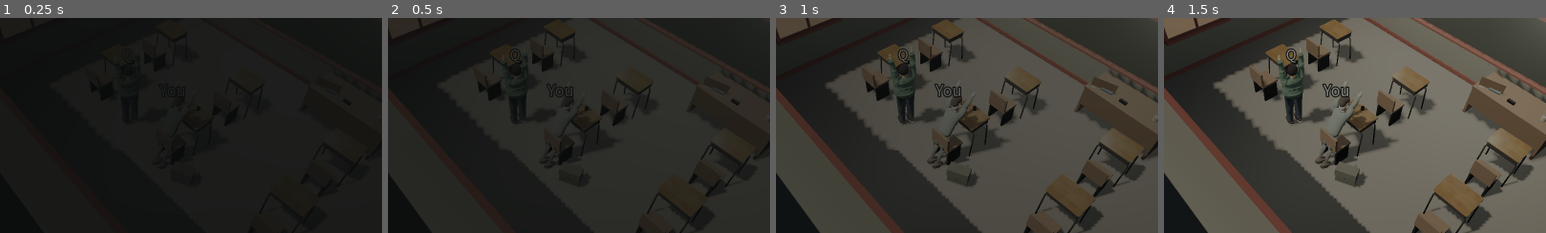
Above: before the commit, frames 1-4 (left to right).
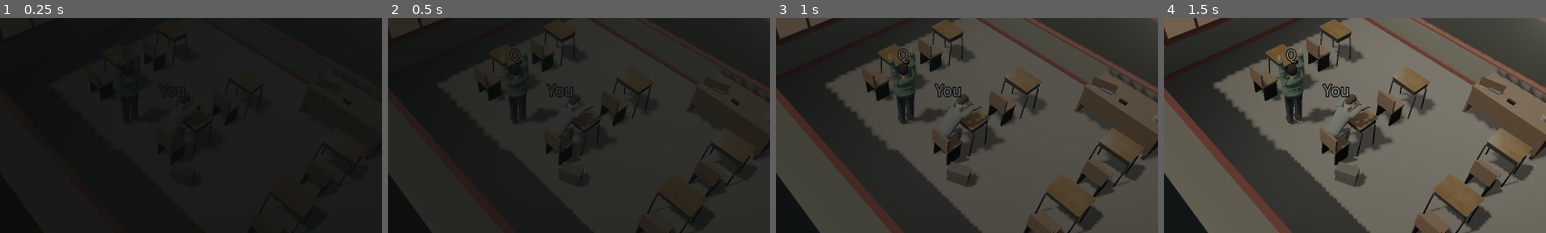
Above: after the commit, the same moments.

Repository: BrainEno/where-is-school
Game: Godot game, scene res://scenes/main/main.tscn
Two runs of this game, one before a commit and one after it. Both use one fixed random seed, a clock stepped at 60 frames per second and the inputs below. Sound files missing from this copy of the repository are replaced by a short silence.
Inputs (mouse positions are % of the whole screen's width and height, from its top left):
- Up to frame 1 (0.25 s): no input
- Up to frame 2 (0.5 s): no input
- Up to frame 3 (1 s): tap Enter at 0.5 s; move the mouse to (72, 45) at 0.52 s; hold D (move_right) from 0.53 s (still down); tap Shift (sprint, bound only after the commit) at 0.6 s; click (72, 45) at 0.67 s; tap 3 at 0.8 s
- Up to frame 4 (1.5 s): release D (move_right) at 1.25 s; drag from (30, 55) to (45, 70) at 1.27 s
The pictures show only the part of the screen within x 28-78%, y 24-74%; the shares and areas given below are measured in that part.

The runs differ from the first frame. In frame 2, less than 0.1% of the frame differs, in the area x 40-53%, y 36-70%; in frame 3, 0.8%; in frame 4, 1.1%, in the area x 39-61%, y 31-71%.

Commit message:
Add the jog, sit and get-up clips, and give each one a state that reaches it
The library had four clips and two states: standing still and moving. Three of the game's
moments had no animation at all — moving faster than a walk, sitting at a desk, and getting
up from it — so this adds the clips *and* the state that selects each one, because a clip no
state can reach is a clip that rots.

`jog` (0.72 s, looping) is `walk` with a wider stride and a shorter cycle. Nothing tells the
model to use it: `PlayerController` gained a `jog_speed` (5.6 m/s against `move_speed` 3.6)
behind a new `sprint` action on Shift, and the driver reads the body's horizontal speed, so
accelerating through 4.4 m/s turns the walk into the jog mid-stride with no second signal to
keep in sync. `target_speed()` is public so the difference can be asserted without a floor.

`sit_idle` (2.4 s, looping) is the pose the take opens in: the protagonist asleep over a
desk. `get_up` (1.5 s) is the transition out of it, and it is the first clip built with
`"loop": false` — `LOOP_NONE` in the Animation, played once, ending on the rest pose so the
next clip starts where it stopped.

The wake beat is what drives them. `PlayerController.set_wake_pose()` above
`SEATED_WAKE_POSE` now seats the model, and coming back to 0 plays `get_up`, so the pivot's
tilt and sink and the model's own pose are two halves of one movement instead of the model
standing in a seated pose while the body straightens. A model without an animation driver
(a placement test's capsule) is left alone: the wrapper is found by what it can do, not by
node name, and the whole path no-ops when nothing answers.

The driver's precedence is now explicit: a one-shot action owns the body until it reports
`animation_finished`, then seated outranks locomotion (a character at a desk is not walking
whatever its capsule does), then locomotion by speed.

Sign convention documented while adding these, because it is the thing a new clip gets
wrong: +X is flexion for hips, knees, shoulders and elbows, which is what makes `walk` read
as a walk (front leg `thigh +22` and straight, back knee folded to `shin +30`) and a seated
pose `thigh +82, shin +84`.

The dev preview gained keys 3 jog, 4 sit_idle, 5 get_up so all seven clips can be watched.

Co-authored-by: arena-agent <297053741+arena-agent@users.noreply.github.com>

Diff:
--- a/project.godot
+++ b/project.godot
@@ -83,6 +83,10 @@
 "deadzone": 0.2,
 "events": [Object(InputEventKey, "physical_keycode": 76)]
 }
+sprint={
+"deadzone": 0.2,
+"events": [Object(InputEventKey, "physical_keycode": 4194325)]
+}
 
 [gui]
 
--- a/scripts/actors/character_animation.gd
+++ b/scripts/actors/character_animation.gd
@@ -15,6 +15,10 @@
 ## `hips`, `spine`, `upper_arm.L`, `shin.R` — and every rig resolves those against its own
 ## bone names at bind time. A bone a rig does not have is reported and its track is left out;
 ## nothing is silently dropped and nothing is played on a bone that is not there.
+##
+## The set is seven clips: four that loop a state (`idle`, `walk`, `jog`, `sit_idle`), two
+## that are beats (`wave`, `talk`), and one transition (`get_up`) that is played once and
+## hands back. What selects them is the character's own driver, not this file.
 ##
 ## Nothing here needs a third-party animation library, an external `.glb`, or a retarget pass
 ## in the editor: an `Animation` is a resource, its track paths are
@@ -49,6 +53,18 @@
 ## Rotations are about the bone's local X for swing (forward and back) and local Z for
 ## reaching out, which is what the rest poses of both rigs want: every bone in them points
 ## up or down its own Y.
+##
+## The sign that matters, because it is the one a new clip gets wrong: **+X is flexion** for
+## hips, knees, shoulders and elbows. `walk` reads as a walk only with that reading — the
+## front leg is `thigh +22` with a straight `shin +4`, and the back leg is `thigh -22` with
+## the knee folded to `shin +30`. So a seated pose is `thigh +82, shin +84`: legs forward,
+## shins down, which is exactly the symbol every clip below is a variation of.
+##
+## A clip may set `"loop": false`. Such a clip is a *transition*: it is played once and hands
+## back to whatever was there before (see `CharacterView` / the wrapper's `play_action()`),
+## and its last key is the rest pose rather than its first, because arriving is the point.
+## `get_up` is the only one, and the test checks that its first key is the seated pose that
+## `sit_idle` holds, so the two cannot drift apart.
 const CLIPS := {
 	"idle": {
 		"length": 2.0,
@@ -77,6 +93,60 @@
 			"fore_arm.R": [[0.0, Vector3(24.0, 0.0, 0.0)], [0.5, Vector3(14.0, 0.0, 0.0)], [1.0, Vector3(24.0, 0.0, 0.0)]],
 			"spine": [[0.0, Vector3(2.0, 0.0, 1.5)], [0.5, Vector3(2.0, 0.0, -1.5)], [1.0, Vector3(2.0, 0.0, 1.5)]],
 			"head": [[0.0, Vector3(-2.0, 0.0, -1.0)], [0.5, Vector3(-2.0, 0.0, 1.0)], [1.0, Vector3(-2.0, 0.0, -1.0)]],
+		},
+	},
+	"jog": {
+		"length": 0.72,
+		"tracks": {
+			"thigh.L": [[0.0, Vector3(34.0, 0.0, 0.0)], [0.36, Vector3(-34.0, 0.0, 0.0)], [0.72, Vector3(34.0, 0.0, 0.0)]],
+			"thigh.R": [[0.0, Vector3(-34.0, 0.0, 0.0)], [0.36, Vector3(34.0, 0.0, 0.0)], [0.72, Vector3(-34.0, 0.0, 0.0)]],
+			"shin.L": [[0.0, Vector3(6.0, 0.0, 0.0)], [0.36, Vector3(46.0, 0.0, 0.0)], [0.72, Vector3(6.0, 0.0, 0.0)]],
+			"shin.R": [[0.0, Vector3(46.0, 0.0, 0.0)], [0.36, Vector3(6.0, 0.0, 0.0)], [0.72, Vector3(46.0, 0.0, 0.0)]],
+			"foot.L": [[0.0, Vector3(-10.0, 0.0, 0.0)], [0.36, Vector3(8.0, 0.0, 0.0)], [0.72, Vector3(-10.0, 0.0, 0.0)]],
+			"foot.R": [[0.0, Vector3(8.0, 0.0, 0.0)], [0.36, Vector3(-10.0, 0.0, 0.0)], [0.72, Vector3(8.0, 0.0, 0.0)]],
+			"upper_arm.L": [[0.0, Vector3(-26.0, 0.0, 5.0)], [0.36, Vector3(26.0, 0.0, 5.0)], [0.72, Vector3(-26.0, 0.0, 5.0)]],
+			"upper_arm.R": [[0.0, Vector3(26.0, 0.0, -5.0)], [0.36, Vector3(-26.0, 0.0, -5.0)], [0.72, Vector3(26.0, 0.0, -5.0)]],
+			"fore_arm.L": [[0.0, Vector3(30.0, 0.0, 0.0)], [0.36, Vector3(44.0, 0.0, 0.0)], [0.72, Vector3(30.0, 0.0, 0.0)]],
+			"fore_arm.R": [[0.0, Vector3(44.0, 0.0, 0.0)], [0.36, Vector3(30.0, 0.0, 0.0)], [0.72, Vector3(44.0, 0.0, 0.0)]],
+			"spine": [[0.0, Vector3(4.0, 0.0, 2.0)], [0.36, Vector3(4.0, 0.0, -2.0)], [0.72, Vector3(4.0, 0.0, 2.0)]],
+			"head": [[0.0, Vector3(-3.0, 0.0, -1.5)], [0.36, Vector3(-3.0, 0.0, 1.5)], [0.72, Vector3(-3.0, 0.0, -1.5)]],
+		},
+	},
+	"sit_idle": {
+		"length": 2.4,
+		"tracks": {
+			"thigh.L": [[0.0, Vector3(82.0, 0.0, 2.0)], [1.2, Vector3(82.0, 0.0, 3.0)], [2.4, Vector3(82.0, 0.0, 2.0)]],
+			"thigh.R": [[0.0, Vector3(82.0, 0.0, -2.0)], [1.2, Vector3(82.0, 0.0, -3.0)], [2.4, Vector3(82.0, 0.0, -2.0)]],
+			"shin.L": [[0.0, Vector3(84.0, 0.0, 0.0)], [1.2, Vector3(84.0, 0.0, 0.0)], [2.4, Vector3(84.0, 0.0, 0.0)]],
+			"shin.R": [[0.0, Vector3(84.0, 0.0, 0.0)], [1.2, Vector3(84.0, 0.0, 0.0)], [2.4, Vector3(84.0, 0.0, 0.0)]],
+			"foot.L": [[0.0, Vector3(-6.0, 0.0, 0.0)], [1.2, Vector3(-6.0, 0.0, 0.0)], [2.4, Vector3(-6.0, 0.0, 0.0)]],
+			"foot.R": [[0.0, Vector3(-6.0, 0.0, 0.0)], [1.2, Vector3(-6.0, 0.0, 0.0)], [2.4, Vector3(-6.0, 0.0, 0.0)]],
+			"spine": [[0.0, Vector3(10.0, 0.0, 0.0)], [1.2, Vector3(12.0, 0.0, 0.0)], [2.4, Vector3(10.0, 0.0, 0.0)]],
+			"neck": [[0.0, Vector3(4.0, 0.0, 0.0)], [1.2, Vector3(5.0, 0.0, 0.0)], [2.4, Vector3(4.0, 0.0, 0.0)]],
+			"head": [[0.0, Vector3(8.0, 0.0, 0.0)], [1.2, Vector3(10.0, 0.0, 0.0)], [2.4, Vector3(8.0, 0.0, 0.0)]],
+			"upper_arm.L": [[0.0, Vector3(26.0, 0.0, 8.0)], [1.2, Vector3(28.0, 0.0, 8.0)], [2.4, Vector3(26.0, 0.0, 8.0)]],
+			"upper_arm.R": [[0.0, Vector3(26.0, 0.0, -8.0)], [1.2, Vector3(28.0, 0.0, -8.0)], [2.4, Vector3(26.0, 0.0, -8.0)]],
+			"fore_arm.L": [[0.0, Vector3(48.0, 0.0, 0.0)], [1.2, Vector3(50.0, 0.0, 0.0)], [2.4, Vector3(48.0, 0.0, 0.0)]],
+			"fore_arm.R": [[0.0, Vector3(48.0, 0.0, 0.0)], [1.2, Vector3(50.0, 0.0, 0.0)], [2.4, Vector3(48.0, 0.0, 0.0)]],
+		},
+	},
+	"get_up": {
+		"length": 1.5,
+		"loop": false,
+		"tracks": {
+			"thigh.L": [[0.0, Vector3(82.0, 0.0, 2.0)], [0.7, Vector3(40.0, 0.0, 1.0)], [1.5, Vector3(0.0, 0.0, 0.0)]],
+			"thigh.R": [[0.0, Vector3(82.0, 0.0, -2.0)], [0.7, Vector3(40.0, 0.0, -1.0)], [1.5, Vector3(0.0, 0.0, 0.0)]],
+			"shin.L": [[0.0, Vector3(84.0, 0.0, 0.0)], [0.7, Vector3(44.0, 0.0, 0.0)], [1.5, Vector3(0.0, 0.0, 0.0)]],
+			"shin.R": [[0.0, Vector3(84.0, 0.0, 0.0)], [0.7, Vector3(44.0, 0.0, 0.0)], [1.5, Vector3(0.0, 0.0, 0.0)]],
+			"foot.L": [[0.0, Vector3(-6.0, 0.0, 0.0)], [0.7, Vector3(-4.0, 0.0, 0.0)], [1.5, Vector3(0.0, 0.0, 0.0)]],
+			"foot.R": [[0.0, Vector3(-6.0, 0.0, 0.0)], [0.7, Vector3(-4.0, 0.0, 0.0)], [1.5, Vector3(0.0, 0.0, 0.0)]],
+			"spine": [[0.0, Vector3(10.0, 0.0, 0.0)], [0.7, Vector3(6.0, 0.0, 0.0)], [1.5, Vector3(0.0, 0.0, 0.0)]],
+			"neck": [[0.0, Vector3(4.0, 0.0, 0.0)], [0.7, Vector3(2.0, 0.0, 0.0)], [1.5, Vector3(0.0, 0.0, 0.0)]],
+			"head": [[0.0, Vector3(8.0, 0.0, 0.0)], [0.7, Vector3(4.0, 0.0, 0.0)], [1.5, Vector3(0.0, 0.0, 0.0)]],
+			"upper_arm.L": [[0.0, Vector3(26.0, 0.0, 8.0)], [0.7, Vector3(14.0, 0.0, 4.0)], [1.5, Vector3(0.0, 0.0, 0.0)]],
+			"upper_arm.R": [[0.0, Vector3(26.0, 0.0, -8.0)], [0.7, Vector3(14.0, 0.0, -4.0)], [1.5, Vector3(0.0, 0.0, 0.0)]],
+			"fore_arm.L": [[0.0, Vector3(48.0, 0.0, 0.0)], [0.7, Vector3(22.0, 0.0, 0.0)], [1.5, Vector3(0.0, 0.0, 0.0)]],
+			"fore_arm.R": [[0.0, Vector3(48.0, 0.0, 0.0)], [0.7, Vector3(22.0, 0.0, 0.0)], [1.5, Vector3(0.0, 0.0, 0.0)]],
 		},
 	},
 	"wave": {
@@ -188,7 +258,10 @@
 		var spec: Dictionary = CLIPS[clip_name]
 		var animation := Animation.new()
 		animation.length = float(spec["length"])
-		animation.loop_mode = Animation.LOOP_LINEAR
+		# A transition is played once and stops on its last key; everything else closes
+		# its cycle, so the last key repeats the first.
+		var loops := bool(spec.get("loop", true))
+		animation.loop_mode = Animation.LOOP_LINEAR if loops else Animation.LOOP_NONE
 		var tracks: Dictionary = spec["tracks"]
 		var used := 0
 		for canonical in tracks:
@@ -213,6 +286,7 @@
 			"tracks": used,
 			"requested": tracks.size(),
 			"length": animation.length,
+			"loops": loops,
 		}
 	if player.has_animation_library(LIBRARY_NAME):
 		player.remove_animation_library(LIBRARY_NAME)
@@ -250,7 +324,14 @@
 	for clip_name in clips:
 		var info: Dictionary = clips[clip_name]
 		parts.append(
-			"%s %d/%d tracks %.1fs" % [clip_name, int(info["tracks"]), int(info["requested"]), float(info["length"])]
+			"%s %d/%d tracks %.1fs%s"
+			% [
+				clip_name,
+				int(info["tracks"]),
+				int(info["requested"]),
+				float(info["length"]),
+				"" if bool(info.get("loops", true)) else " once",
+			]
 		)
 	return "%d bone(s) resolved, %d not on this rig (%s) | %s" % [
 		resolved.size(),
--- a/scripts/actors/character_visual_animation.gd
+++ b/scripts/actors/character_visual_animation.gd
@@ -5,12 +5,35 @@
 ## relative to the wrapper and find the Skeleton3D no matter how the GLB is nested.
 ## Locomotion is read from the nearest CharacterBody3D ancestor. Tween-driven NpcActor
 ## walks can explicitly call set_walking() as they do not have a physics velocity.
+##
+## Three things can hold a clip, in this order of precedence:
+##
+##   1. an *action* — a one-shot transition (`get_up`), started by `play_action()`, which
+##      owns the body until its clip reports `animation_finished` and then hands back;
+##   2. *seated* — `set_seated(true)` holds `sit_idle` and ignores the body's velocity,
+##      because a character sitting on a chair is not walking no matter what the capsule
+##      does. The wake beat uses this: the protagonist starts slumped at a desk;
+##   3. locomotion, from the nearest ancestor `CharacterBody3D`: `idle`, `walk`, or `jog`
+##      above `jog_speed_threshold` (the player's sprint input is what reaches it).
+##
+## It never moves the body. Every track is a bone rotation, so the `CharacterBody3D` owns
+## position, the `VisualPivot` owns the wake tilt and sink, and this node owns the skeleton.
 
 @export_range(0.01, 1.0, 0.01) var movement_speed_threshold: float = 0.08
+## Above this horizontal speed, walking becomes jogging. `PlayerController.move_speed` is
+## 3.6 m/s and its sprint speed 5.6, so 4.4 sits between the two: a walker accelerating
+## towards a sprint passes through `walk` for a moment and stays there, and an `NpcActor`
+## (1.6 m/s) never gets near it.
+@export_range(0.5, 12.0, 0.1) var jog_speed_threshold: float = 4.4
+
+## The clip a seated character holds.
+const SEATED_CLIP := "sit_idle"
 
 var _player: AnimationPlayer
 var _bound := false
 var _manual_walking := false
+var _seated := false
+var _action := ""
 var _current_clip := ""
 
 
@@ -28,22 +51,53 @@
 			% [name, String(report.get("reason", "unknown"))]
 		)
 		return
+	_player.animation_finished.connect(_on_animation_finished)
 	print("CharacterVisualAnimation: %s — %s" % [name, CharacterAnimation.describe(report)])
 	_set_clip("idle")
 
 
 func _process(_delta: float) -> void:
-	if not _bound:
+	if not _bound or not _action.is_empty():
 		return
-	var moving := _manual_walking or _ancestor_horizontal_speed() > movement_speed_threshold
-	_set_clip("walk" if moving else "idle")
+	if _seated:
+		_set_clip(SEATED_CLIP)
+		return
+	_set_clip(_locomotion_clip())
 
 
 ## For authored NPCs that move by tween rather than CharacterBody3D velocity.
 func set_walking(walking: bool) -> void:
 	_manual_walking = walking
-	if _bound:
-		_set_clip("walk" if walking or _ancestor_horizontal_speed() > movement_speed_threshold else "idle")
+	if _bound and _action.is_empty():
+		_set_clip(_locomotion_clip())
+
+
+## Holds the seated pose until `set_seated(false)`. Ignored while an action is playing; the
+## state is remembered and applied when the action ends.
+func set_seated(seated: bool) -> void:
+	_seated = seated
+	if _bound and _action.is_empty():
+		_set_clip(SEATED_CLIP if seated else _locomotion_clip())
+
+
+func is_seated() -> bool:
+	return _seated
+
+
+## Plays a transition clip once. Returns false when this rig cannot play it, so a caller can
+## fall back instead of freezing in the last frame of a clip that is not there.
+func play_action(clip_name: String) -> bool:
+	if not _bound:
+		return false
+	if not CharacterAnimation.play(_player, clip_name):
+		return false
+	_action = clip_name
+	_current_clip = clip_name
+	return true
+
+
+func is_playing_action() -> bool:
+	return not _action.is_empty()
 
 
 func get_current_clip() -> String:
@@ -52,6 +106,29 @@
 
 func is_bound() -> bool:
 	return _bound
+
+
+## What the body's own movement is worth right now.
+func _locomotion_clip() -> String:
+	var speed := _ancestor_horizontal_speed()
+	if not _manual_walking and speed <= movement_speed_threshold:
+		return "idle"
+	return "jog" if speed > jog_speed_threshold else "walk"
+
+
+## The clip that follows an action: the seated pose if the character is still holding one,
+## otherwise whatever the body is doing.
+func _resume_clip() -> String:
+	return SEATED_CLIP if _seated else _locomotion_clip()
+
+
+func _on_animation_finished(clip_name: StringName) -> void:
+	if _action.is_empty():
+		return
+	if String(clip_name) != "%s/%s" % [String(CharacterAnimation.LIBRARY_NAME), _action]:
+		return
+	_action = ""
+	_set_clip(_resume_clip())
 
 
 func _set_clip(clip_name: String) -> void:
--- a/scripts/actors/player/player_controller.gd
+++ b/scripts/actors/player/player_controller.gd
@@ -17,6 +17,10 @@
 
 @export_category("Movement")
 @export_range(0.5, 12.0, 0.1) var move_speed: float = 3.6
+## Speed while the sprint input is held. The model picks it up on its own: above
+## `character_visual_animation.gd`'s `jog_speed_threshold` (4.4 m/s) the walk clip becomes
+## the jog clip, so the legs follow the body instead of being told separately.
+@export_range(1.0, 12.0, 0.1) var jog_speed: float = 5.6
 @export_range(1.0, 40.0, 0.5) var acceleration: float = 18.0
 @export_range(1.0, 30.0, 0.5) var gravity: float = 9.8
 ## How quickly the visual turns toward the movement direction.
@@ -49,6 +53,11 @@
 @export_category("Wake pose")
 ## Forward slump of the body mesh while the protagonist is still coming to.
 @export_range(0.0, 45.0, 1.0) var wake_tilt_degrees: float = 22.0
+## Slump above which the model is *sitting* rather than standing: the protagonist wakes at a
+## desk, so the fade-in happens in the seated pose and the settle is the get-up.
+const SEATED_WAKE_POSE := 0.5
+## The input action that asks for `jog_speed`.
+const SPRINT_ACTION := &"sprint"
 
 @onready var camera_rig: CameraRig = get_node_or_null(camera_rig_path) as CameraRig
 @onready var visual_pivot: Node3D = %VisualPivot
@@ -74,6 +83,9 @@
 @export_range(0.1, 1.5, 0.05) var waypoint_radius: float = 0.35
 
 var _control_enabled: bool = true
+## Whether the wake beat currently has the model seated. Mirrors the model's own state so a
+## repeated `set_wake_pose(1.0)` does not restart the sit or the get-up.
+var _wake_seated: bool = false
 ## Measured from the capsule in `_ready()`, not exported: it is the scene's shape.
 var _body_radius: float = 0.4
 var _facing_direction: Vector3 = Vector3(0.0, 0.0, -1.0)
@@ -128,6 +140,12 @@
 	_apply_movement(move_direction, delta)
 
 
+## The speed `_apply_movement()` aims for right now: `move_speed`, or `jog_speed` while the
+## sprint input is held. Public so the difference can be asserted without a floor to run on.
+func target_speed() -> float:
+	return jog_speed if Input.is_action_pressed(SPRINT_ACTION) else move_speed
+
+
 ## Turns stick input into a camera-relative world direction.
 func _camera_relative(input_vector: Vector2) -> Vector3:
 	var camera_right := camera_rig.planar_right() if camera_rig != null else Vector3.RIGHT
@@ -145,8 +163,9 @@
 	if direction.length_squared() > 0.0001:
 		_facing_direction = direction
 
-	var target_x := direction.x * move_speed
-	var target_z := direction.z * move_speed
+	var speed := target_speed()
+	var target_x := direction.x * speed
+	var target_z := direction.z * speed
 
 	velocity.x = move_toward(velocity.x, target_x, acceleration * delta)
 	velocity.z = move_toward(velocity.z, target_z, acceleration * delta)
@@ -381,22 +400,55 @@
 
 
 ## Zero-based slump used by the wake beat. 0 = upright.
+##
+## The pivot tilt and sink are the *whole* body moving; the model's own clips are what the
+## body is doing. Above `SEATED_WAKE_POSE` the protagonist is sitting at the desk (the take
+## opens asleep over it), and coming back to 0 is the get-up, so the two halves happen
+## together instead of the model standing in the seated pose while the pivot straightens.
 func set_wake_pose(amount: float) -> void:
 	if visual == null:
 		return
 	var clamped := clampf(amount, 0.0, 1.0)
 	visual.rotation_degrees.x = wake_tilt_degrees * clamped
 	visual.position.y = 0.9 - 0.06 * clamped
+	_set_wake_seated(clamped >= SEATED_WAKE_POSE)
 
 
 func settle_wake_pose(duration: float) -> void:
 	if visual == null:
 		return
+	_set_wake_seated(false)
 	var tween := create_tween()
 	tween.set_parallel(true)
 	tween.tween_property(visual, "rotation_degrees:x", 0.0, duration)
 	tween.tween_property(visual, "position:y", 0.9, duration)
 	await tween.finished
+
+
+## Moves the model between the seated pose and the get-up. Ignored on a model that has no
+## animation driver (a placement test's capsule, or a rigless preview), so the wake beat
+## never depends on the character assets being there.
+func _set_wake_seated(seated: bool) -> void:
+	if seated == _wake_seated:
+		return
+	_wake_seated = seated
+	var wrapper := _animation_wrapper()
+	if wrapper == null:
+		return
+	wrapper.call("set_seated", seated)
+	if not seated:
+		wrapper.call("play_action", "get_up")
+
+
+## The model's animation driver, if the visual has one. Found by what it can do rather than
+## by node name, because `player.tscn` names it `Model` and a test may not.
+func _animation_wrapper() -> Node:
+	if visual == null:
+		return null
+	for child in visual.get_children():
+		if child.has_method("set_seated") and child.has_method("play_action"):
+			return child
+	return null
 
 
 ## The wake beat rolls the view. The rig owns the roll; the player keeps the two
--- a/scripts/dev/animation_preview.gd
+++ b/scripts/dev/animation_preview.gd
@@ -5,17 +5,22 @@
 ## The two characters are rigged differently — Q says `UpperArm.L`, the retargeted
 ## protagonist says `LeftUpperArm` — and neither matches the animation library that was tried
 ## first (`upperarm_l`). `CharacterAnimation` resolves canonical bone names against whichever
-## rig it is handed, so both characters play the same four clips; this scene is the visual
+## rig it is handed, so both characters play the same seven clips; this scene is the visual
 ## proof, and `tests/character_animation_test.gd` is the headless one.
 ##
-## Keys: 1 idle, 2 walk, 3 wave, 4 talk. Space pauses. R re-binds (after re-importing a
-## model in the editor, which reloads it without restarting the scene).
+## Keys: 1 idle, 2 walk, 3 jog, 4 sit_idle, 5 get_up, 6 wave, 7 talk. Space pauses. R
+## re-binds (after re-importing a model in the editor, which reloads it without restarting
+## the scene). `get_up` is a transition, so it plays once and stops on its last frame here —
+## use `sit_idle` before it to see the movement it belongs to.
 
 const CLIP_KEYS := {
 	KEY_1: "idle",
 	KEY_2: "walk",
-	KEY_3: "wave",
-	KEY_4: "talk",
+	KEY_3: "jog",
+	KEY_4: "sit_idle",
+	KEY_5: "get_up",
+	KEY_6: "wave",
+	KEY_7: "talk",
 }
 
 const MODELS := [
@@ -99,7 +104,9 @@
 				int(tracks.get("tracks", 0)),
 			]
 		)
-	lines.append("1 idle  2 walk  3 wave  4 talk    space pause   R re-bind")
+	lines.append(
+		"1 idle  2 walk  3 jog  4 sit_idle  5 get_up  6 wave  7 talk    space pause   R re-bind"
+	)
 	_status.text = "\n".join(lines)
 
 
